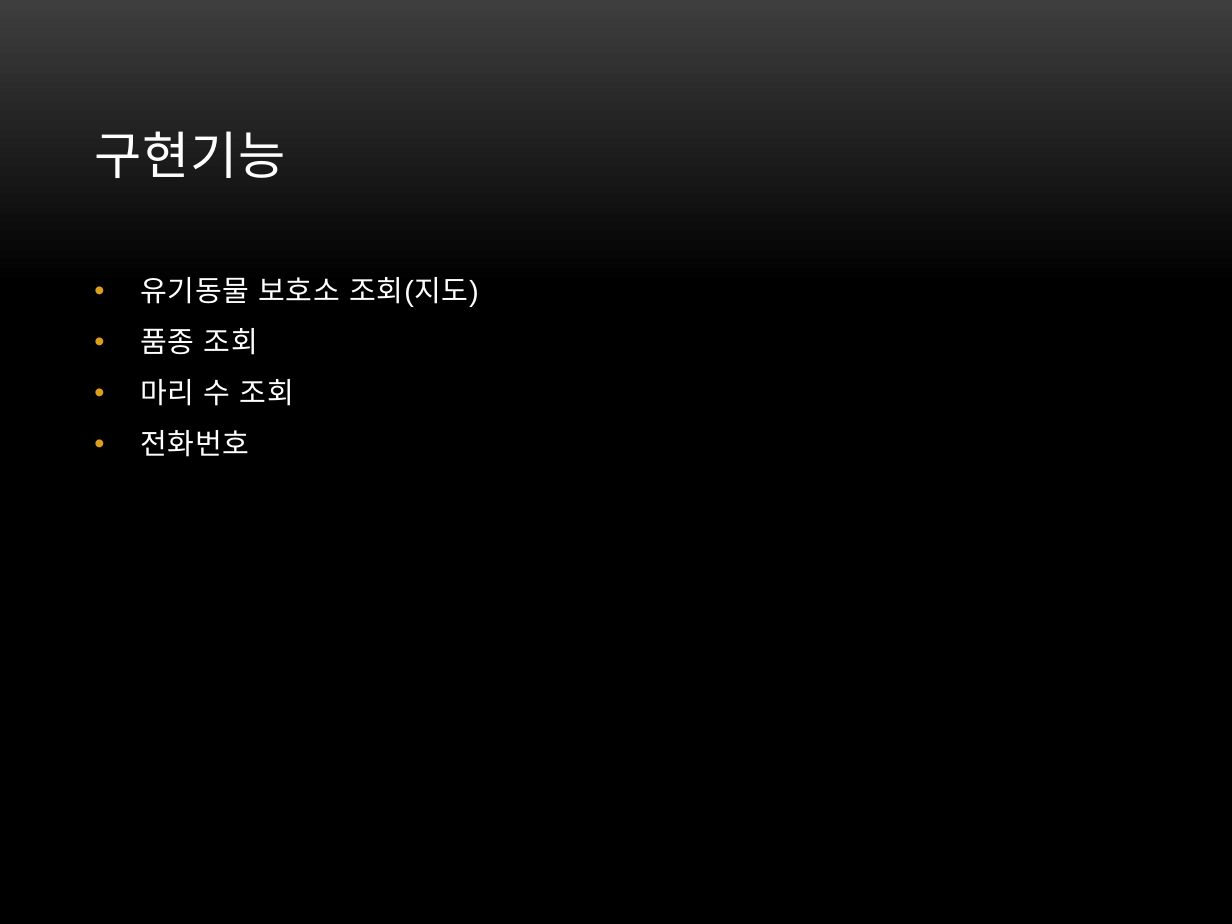
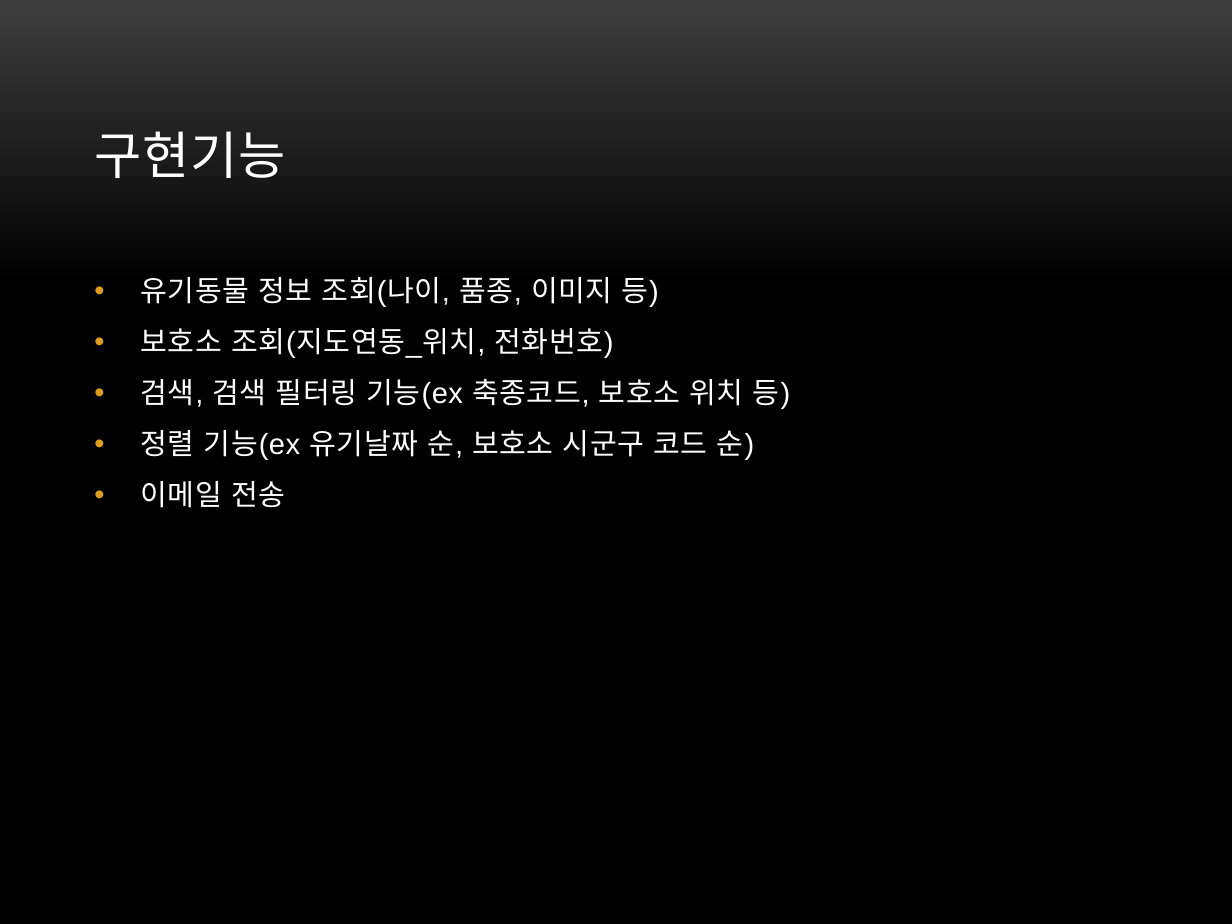
Before and after one commit to mminionss/script-language, a slide deck: slide 5 of 스크립트언어 팀플.pptx. Drawn at 1232x924 pixels with LibreOffice and Linux fonts; fonts in the diff are those of the drawing; background and template pictures are left out. Boxes give left, top, right and bottom in pixels: in the first picture for what was removed or moved away, otherwise in the second. Text is boxed around its words. In the diff, an @@ line names an element or a change of style, - is before the commit and + after.

```diff
--- a/스크립트언어 팀플.pptx
+++ b/스크립트언어 팀플.pptx
@@ text at bbox=[141, 277, 790, 508]: text changed @@
-• 유기동물 보호소 조회(지도)
-• 품종 조회
-• 마리 수 조회
-• 전화번호
+• 유기동물 정보 조회(나이, 품종, 이미지 등)
+• 보호소 조회(지도연동_위치, 전화번호)
+• 검색, 검색 필터링 기능(ex 축종코드, 보호소 위치 등)
+• 정렬 기능(ex 유기날짜 순, 보호소 시군구 코드 순)
+• 이메일 전송
```
Also in this commit, not shown: 3 other slides changed, 2 other files.
